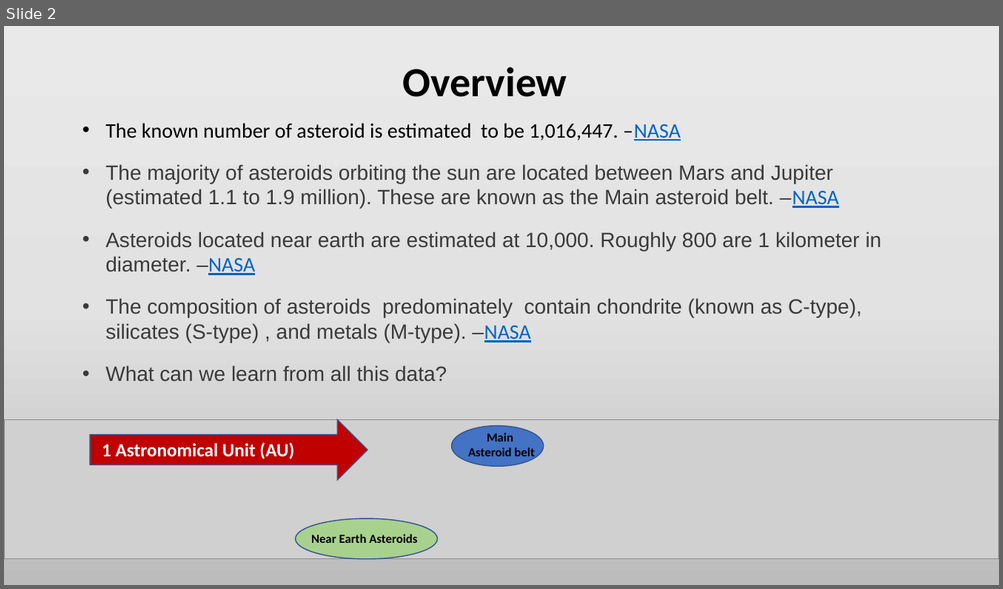
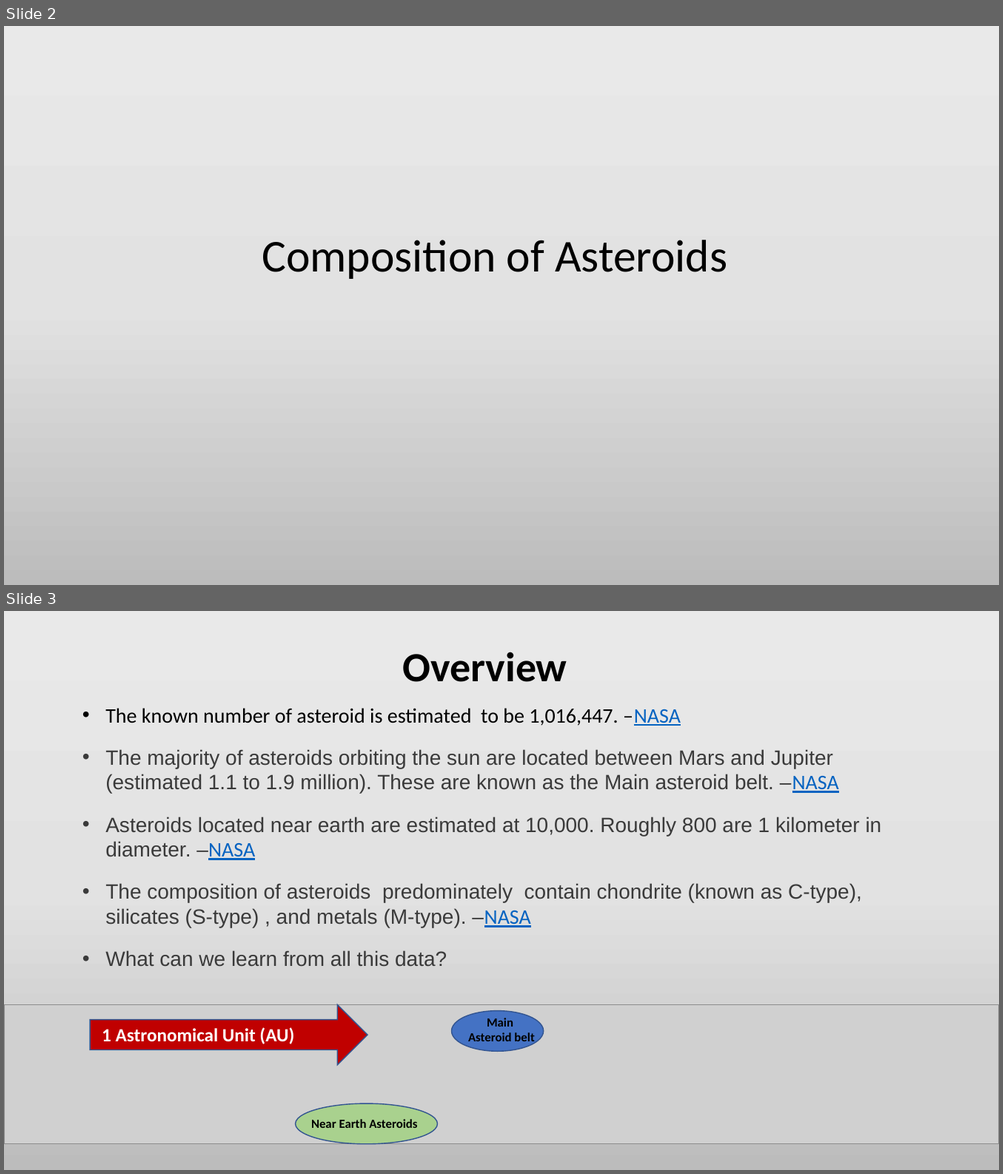
Before and after one commit to Efritch/asteroids_group_g, a slide deck: asteroid_analysisFinal.pptx. Shown one above the other, each under a label of ours: slide 2 before the commit, slides 2 and 3 after it. The pictures are 1003x589 and 1003x1174 pixels, drawn with LibreOffice and Linux fonts; fonts in the diff are those of the drawing; grey boxes stand for pictures. Boxes give left, top, right and bottom in pixels: in the first picture for what was removed or moved away, otherwise in the second. Text is boxed around its words. In the diff, an @@ line names an element or a change of style, - is before the commit and + after.

Commit message:
Add files via upload
PPT file includes Erik's slides for the analysis of asteroids posing a threat to impact Earth.

```diff
--- a/asteroid_analysisFinal.pptx
+++ b/asteroid_analysisFinal.pptx
@@ slide 2 added at box(4, 26, 999, 585), background gradient #EBEAEA to #E4E3E3 to #BDBCBC @@
@@ title added at box(262, 240, 727, 279), 44 pt, text #000000 @@
+Composition of Asteroids
@@ what was slide 2 is now slide 3 @@
```
Also in this commit, not shown: 2 slides changed, 6 other slides added, 2 slides removed.
